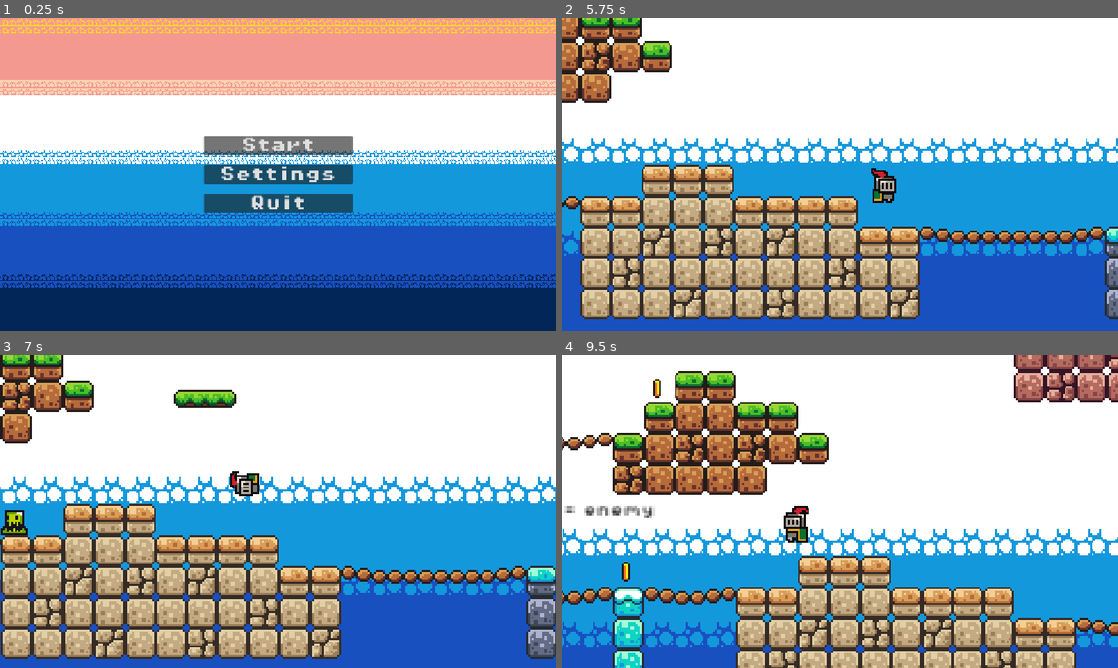
Above: before the commit, frames 1-4 (two rows, left to right).
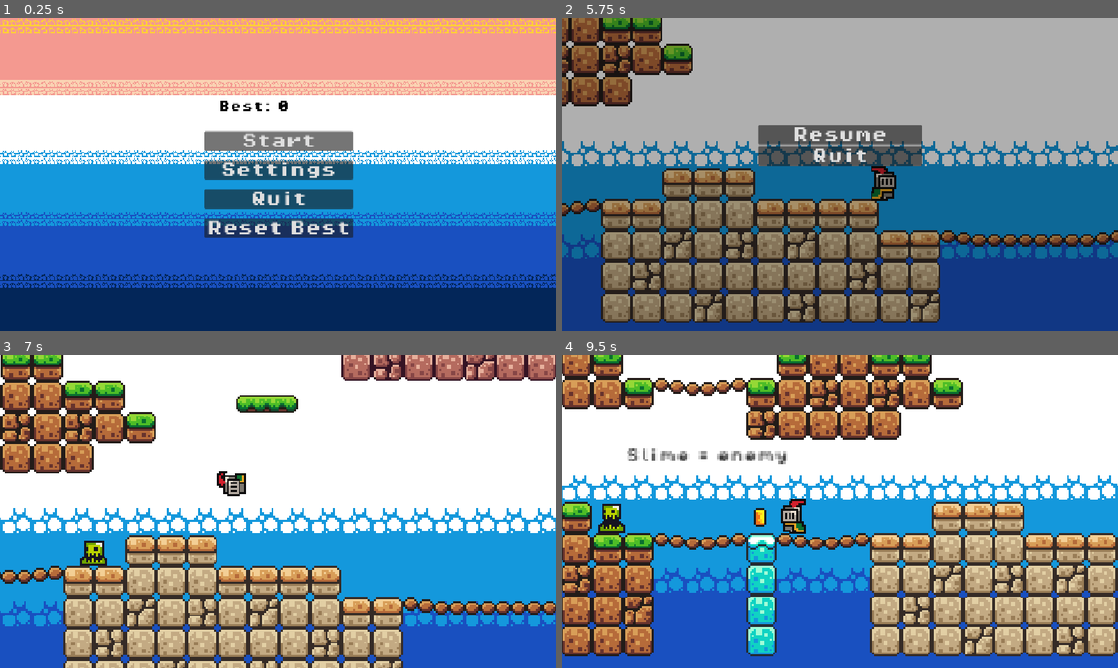
Above: after the commit, the same moments.

Repository: sparklydinosaur310-design/My-cool-game
Game: Godot game, scene res://scenes/menu.tscn
Two runs of this game, one before a commit and one after it. Both use one fixed random seed, a clock stepped at 60 frames per second and the inputs below.
Inputs (mouse positions are in pixels of both pictures, inside the frame that each line leads up to):
- Up to frame 1 (0.25 s): no input
- Up to frame 2 (5.75 s): click (840, 227) at 0.5 s, where only the run after the commit has a clickable "Reset Best"; click "Start" at 1.25 s; tap Enter at 2 s; move the mouse to (962, 158) at 2.02 s; hold Right (move_right) 2.03-3.53 s; tap Alt at 2.1, 3.6, 5.1 s; click (962, 158) at 2.17 s; tap Space (jump) at 2.27, 3.02, 4.52, 5.27 s; move the mouse to (728, 190) at 2.77 s; tap Shift at 2.85, 4.35 s; move the mouse to (895, 105) at 3.52 s; hold Left (move_left) 3.53-4.28 s; move the mouse to (812, 237) at 4.27 s; hold Right (move_right) from 4.28 s (still down); click (812, 237) at 4.42 s; move the mouse to (1006, 221) at 5.02 s; tap Escape at 5.65 s
- Up to frame 3 (7 s): release Right (move_right) at 5.75 s; click (278, 470) at 5.75 s, where only the run after the commit has a clickable "Resume"; move the mouse to (111, 464) at 6.52 s; hold Left (move_left) from 6.53 s (still down); tap Shift at 6.6 s; tap Space (jump) at 6.77 s
- Up to frame 4 (9.5 s): move the mouse to (867, 511) at 7.27 s; release Left (move_left) at 7.28 s; hold Right (move_right) 7.28-8.03 s; tap Alt at 7.35, 8.85 s; click (867, 511) at 7.42 s; move the mouse to (756, 433) at 8.02 s; hold Left (move_left) from 8.03 s (still down); tap Shift at 8.1 s; tap Space (jump) at 8.27, 9.02 s; move the mouse to (962, 495) at 8.77 s

The runs differ from the first frame. In frame 1, 5.2% of the frame differs, in the area x 36-64%, y 26-71%; in frame 2, 97%, in the area x 0-100%, y 0-100%; in frame 3, 39%; in frame 4, 71%.

Commit message:
added some pause menu and some more code

Diff:
--- a/my-cool-game/project.godot
+++ b/my-cool-game/project.godot
@@ -22,6 +22,7 @@
 [autoload]
 
 Music="*uid://d4myi5ldayvde"
+SaveData="*uid://brfbdwyok8ol"
 
 [display]
 
@@ -34,6 +35,11 @@
 
 [input]
 
+ui_cancel={
+"deadzone": 0.5,
+"events": [Object(InputEventKey,"resource_local_to_scene":false,"resource_name":"","device":-1,"window_id":0,"alt_pressed":false,"shift_pressed":false,"ctrl_pressed":false,"meta_pressed":false,"pressed":false,"keycode":4194305,"physical_keycode":0,"key_label":0,"unicode":0,"location":0,"echo":false,"script":null)
+]
+}
 jump={
 "deadzone": 0.2,
 "events": [Object(InputEventKey,"resource_local_to_scene":false,"resource_name":"","device":-1,"window_id":0,"alt_press …(191 unchanged characters)…
@@ -51,6 +57,11 @@
 , Object(InputEventKey,"resource_local_to_scene":false,"resource_name":"","device":-1,"window_id":0,"alt_pressed":false …(183 unchanged characters)…
 ]
 }
+pause={
+"deadzone": 0.2,
+"events": [Object(InputEventKey,"resource_local_to_scene":false,"resource_name":"","device":-1,"window_id":0,"alt_pressed":false,"shift_pressed":false,"ctrl_pressed":false,"meta_pressed":false,"pressed":false,"keycode":0,"physical_keycode":80,"key_label":0,"unicode":112,"location":0,"echo":false,"script":null)
+]
+}
 
 [physics]
 
--- a/my-cool-game/scenes/game.tscn
+++ b/my-cool-game/scenes/game.tscn
@@ -9,6 +9,7 @@
 [ext_resource type="PackedScene" uid="uid://cpxdfmhtxdtc8" path="res://scenes/slime.tscn" id="6_p57ef"]
 [ext_resource type="FontFile" uid="uid://ct4o260airba6" path="res://assets/fonts/PixelOperator8.ttf" id="7_u5sy4"]
 [ext_resource type="FontFile" uid="uid://dbcf76556ij8c" path="res://assets/fonts/PixelOperator8-Bold.ttf" id="9_0tnpc"]
+[ext_resource type="PackedScene" uid="uid://ck8hu4ogp6fxa" path="res://scenes/pause_menu.tscn" id="10_vtaks"]
 
 [sub_resource type="WorldBoundaryShape2D" id="WorldBoundaryShape2D_xrivr"]
 distance = -34.0
@@ -502,3 +503,7 @@
 
 [node name="Slime3" parent="Slimes" unique_id=469266253 instance=ExtResource("6_p57ef")]
 position = Vector2(-94, -385)
+
+[node name="CanvasLayer" type="CanvasLayer" parent="." unique_id=1859722247]
+
+[node name="pausemenu" parent="CanvasLayer" unique_id=654910770 instance=ExtResource("10_vtaks")]
--- a/my-cool-game/scenes/menu.tscn
+++ b/my-cool-game/scenes/menu.tscn
@@ -156,10 +156,10 @@
 anchor_top = 0.5
 anchor_right = 0.5
 anchor_bottom = 0.5
-offset_left = -154.5
-offset_top = -50.0
-offset_right = 154.5
-offset_bottom = 50.0
+offset_left = -153.0
+offset_top = -89.0
+offset_right = 156.0
+offset_bottom = 131.0
 grow_horizontal = 2
 grow_vertical = 2
 theme_override_constants/separation = 20
@@ -181,8 +181,30 @@
 theme_override_fonts/font = ExtResource("1_yqeox")
 theme_override_font_sizes/font_size = 32
 text = "Quit"
+
+[node name="ResetScore" type="Button" parent="VBoxContainer" unique_id=1263868983]
+layout_mode = 2
+theme_override_fonts/font = ExtResource("1_yqeox")
+theme_override_font_sizes/font_size = 32
+text = "Reset Best"
+
+[node name="HighScoreLabel" type="Label" parent="." unique_id=360111430]
+layout_mode = 1
+anchors_preset = 5
+anchor_left = 0.5
+anchor_right = 0.5
+offset_left = -123.0
+offset_top = 171.0
+offset_right = 70.0
+offset_bottom = 227.0
+grow_horizontal = 2
+theme_override_colors/font_color = Color(0, 0, 0, 1)
+theme_override_fonts/font = ExtResource("1_yqeox")
+theme_override_font_sizes/font_size = 24
+text = "Best: 0"
 
 [connection signal="pressed" from="VBoxContainer/Start" to="." method="_on_button_pressed"]
 [connection signal="pressed" from="VBoxContainer/Settings" to="." method="_on_settings_pressed"]
 [connection signal="pressed" from="VBoxContainer/Quit" to="." method="_on_quit_pressed"]
 [connection signal="pressed" from="VBoxContainer/Quit" to="." method="_on_settings_pressed"]
+[connection signal="pressed" from="VBoxContainer/ResetScore" to="." method="_on_reset_score_pressed"]
--- /dev/null
+++ b/my-cool-game/scenes/pause_menu.tscn
@@ -0,0 +1,51 @@
+[gd_scene format=3 uid="uid://ck8hu4ogp6fxa"]
+
+[ext_resource type="Script" uid="uid://co0unar2028s" path="res://scripts/pause_menu.gd" id="1_n87rw"]
+[ext_resource type="FontFile" uid="uid://dbcf76556ij8c" path="res://assets/fonts/PixelOperator8-Bold.ttf" id="2_myx47"]
+
+[node name="pausemenu" type="Control" unique_id=654910770]
+process_mode = 3
+layout_mode = 3
+anchors_preset = 0
+offset_right = 1152.0
+offset_bottom = 648.0
+script = ExtResource("1_n87rw")
+
+[node name="ColorRect" type="ColorRect" parent="." unique_id=1777759238]
+layout_mode = 1
+anchors_preset = 15
+anchor_right = 1.0
+anchor_bottom = 1.0
+grow_horizontal = 2
+grow_vertical = 2
+color = Color(0, 0, 0, 0.3137255)
+
+[node name="VBoxContainer" type="VBoxContainer" parent="." unique_id=840911542]
+layout_mode = 1
+anchors_preset = 8
+anchor_left = 0.5
+anchor_top = 0.5
+anchor_right = 0.5
+anchor_bottom = 0.5
+offset_left = -169.5
+offset_top = -102.0
+offset_right = 169.5
+offset_bottom = 25.0
+grow_horizontal = 2
+grow_vertical = 2
+
+[node name="ResumeButton" type="Button" parent="VBoxContainer" unique_id=1120138959]
+layout_mode = 2
+size_flags_vertical = 4
+theme_override_fonts/font = ExtResource("2_myx47")
+theme_override_font_sizes/font_size = 32
+text = "Resume"
+
+[node name="QuitButton" type="Button" parent="VBoxContainer" unique_id=674588749]
+layout_mode = 2
+theme_override_fonts/font = ExtResource("2_myx47")
+theme_override_font_sizes/font_size = 32
+text = "Quit"
+
+[connection signal="pressed" from="VBoxContainer/ResumeButton" to="." method="_on_resume_button_pressed"]
+[connection signal="pressed" from="VBoxContainer/QuitButton" to="." method="_on_quit_button_pressed"]
--- a/my-cool-game/scripts/game_manager.gd
+++ b/my-cool-game/scripts/game_manager.gd
@@ -7,3 +7,4 @@
 func add_point():
 	score += 1
 	score_label.text = "You collected " + str(score) + " coins."
+	SaveData.submit_score(score)
--- a/my-cool-game/scripts/killzone.gd
+++ b/my-cool-game/scripts/killzone.gd
@@ -1,8 +1,13 @@
 extends Area2D
 
+@export var stompable := false
 @onready var timer: Timer = $Timer
 
 func _on_body_entered(body: Node2D) -> void:
+	if stompable:
+		await get_tree().physics_frame
+		if body.has_method("just_bounced") and body.just_bounced():
+			return
 	print ("You Died!")
 	Engine.time_scale = 0.5
 	body.get_node("CollisionShape2D").queue_free()
--- a/my-cool-game/scripts/menu.gd
+++ b/my-cool-game/scripts/menu.gd
@@ -1,6 +1,9 @@
 extends Control
 
+@onready var high_score_label: Label = $HighScoreLabel
 
+func _ready() -> void:
+	high_score_label.text = "Best: " + str(SaveData.high_score)
 
 func _on_button_pressed() -> void:
 	get_tree().change_scene_to_file("res://scenes/game.tscn")
@@ -12,3 +15,8 @@
 
 func _on_quit_pressed() -> void:
 	get_tree().quit()
+
+
+func _on_reset_score_pressed() -> void:
+	SaveData.reset_score()
+	high_score_label.text = "Best: 0"
--- /dev/null
+++ b/my-cool-game/scripts/pause_menu.gd
@@ -0,0 +1,22 @@
+extends Control
+
+func _ready() -> void:
+	visible = false
+	print("pause menu ready")
+
+func _input(event: InputEvent) -> void:
+	if event is InputEventKey and event.pressed and not event.echo:
+		print("key:", event.keycode)
+		if event.keycode == KEY_ESCAPE:
+			var is_paused = not get_tree().paused
+			get_tree().paused = is_paused
+			visible = is_paused
+			get_viewport().set_input_as_handled()
+
+func _on_resume_button_pressed() -> void:
+	get_tree().paused = false
+	visible = false
+
+func _on_quit_button_pressed() -> void:
+	get_tree().paused = false
+	get_tree(). change_scene_to_file("res://scenes/menu.tscn")
--- a/my-cool-game/scripts/player.gd
+++ b/my-cool-game/scripts/player.gd
@@ -4,6 +4,15 @@
 const SPEED = 130.0
 const JUMP_VELOCITY = -270.0
 @onready var animated_sprite: AnimatedSprite2D = $AnimatedSprite2D
+
+var last_bounce_msec := -1000
+
+func bounce(strength: float) -> void:
+	velocity.y = strength
+	last_bounce_msec = Time.get_ticks_msec()
+
+func just_bounced() -> bool:
+	return Time.get_ticks_msec() - last_bounce_msec < 150
 
 func _physics_process(delta: float) -> void:
 	# Add the gravity.
--- /dev/null
+++ b/my-cool-game/scripts/save_data.gd
@@ -0,0 +1,22 @@
+extends Node
+
+const SAVE_PATH = "user://save.cfg"
+var high_score: int = 0
+
+func _ready() -> void:
+	var config = ConfigFile.new()
+	if config.load(SAVE_PATH) == OK:
+		high_score = config.get_value("stats", "high_score", 0)
+
+func submit_score(score: int) -> void:
+	if score > high_score:
+		high_score = score
+		var config = ConfigFile.new()
+		config.set_value("stats", "high_score", high_score)
+		config.save(SAVE_PATH)
+
+func reset_score() -> void:
+	high_score = 0
+	var config = ConfigFile.new()
+	config.set_value("stats", "high_score", 0)
+	config.save(SAVE_PATH)
Not shown, added: my-cool-game/scripts/pause_menu.gd.uid
Not shown, added: my-cool-game/scripts/save_data.gd.uid
